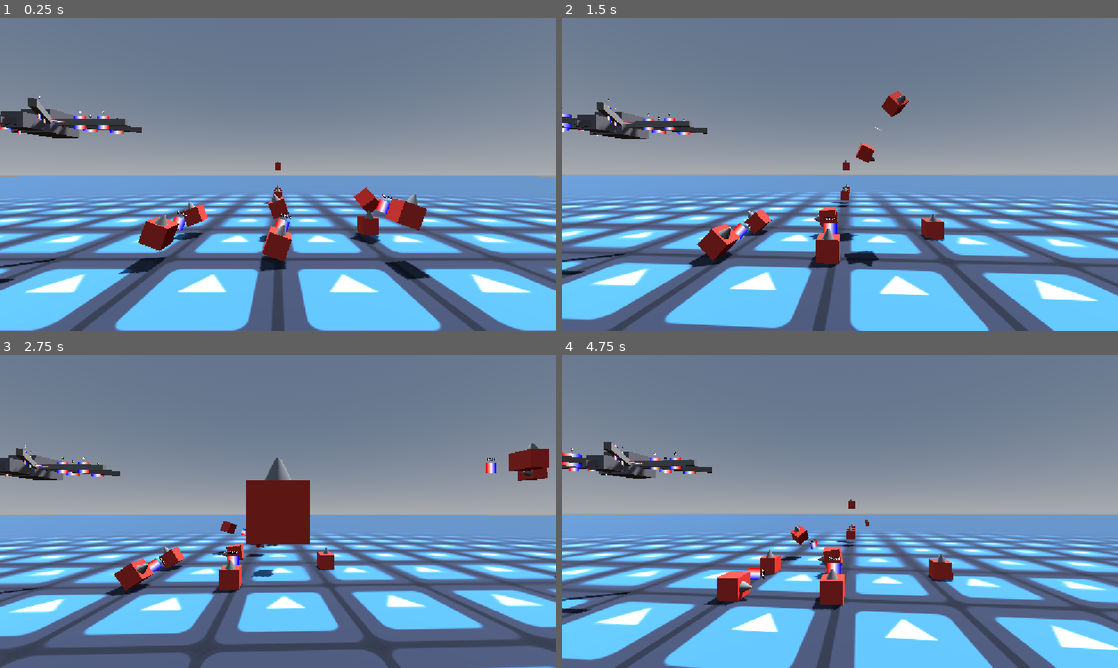
Above: before the commit, frames 1-4 (two rows, left to right).
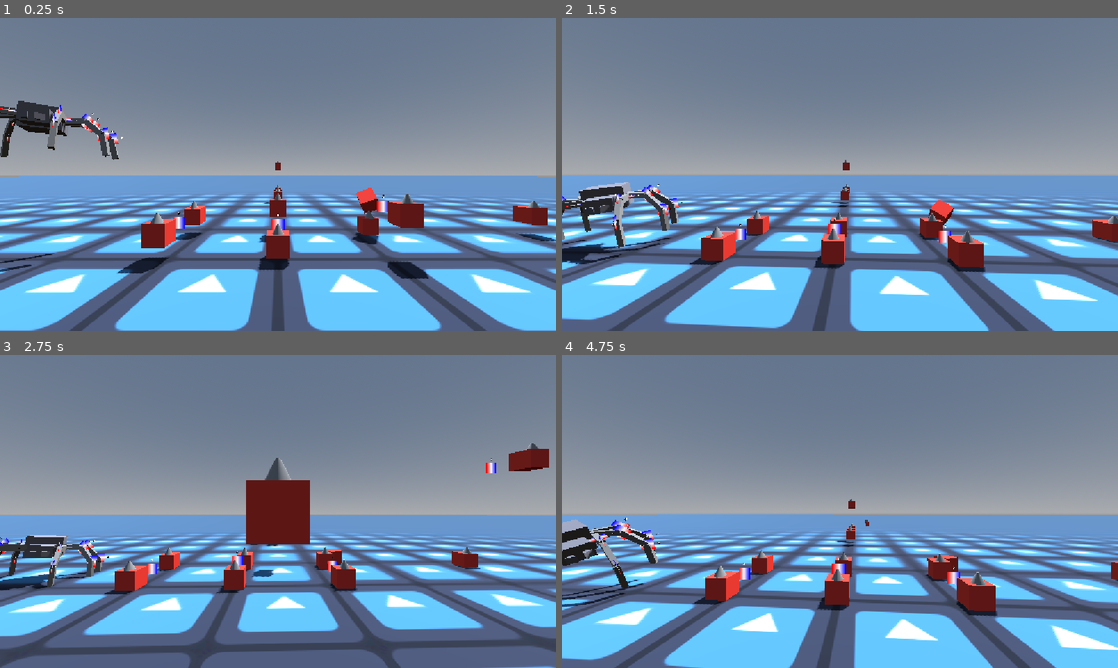
Above: after the commit, the same moments.

Repository: Deojee/new-betterer-hinges
Game: Godot game, scene res://scenes/world.tscn
Same seed, same stepped clock (60 frames per second), same inputs: the game is played once before the commit and once after it. The engine's default icon, where the game draws it, is replaced by a stand-in: a white triangle on a blue panel in a dark square.
Inputs (mouse positions are in pixels of both pictures, inside the frame that each line leads up to):
- Up to frame 1 (0.25 s): no input
- Up to frame 2 (1.5 s): move the mouse to (867, 174) at 0.52 s; hold Up (ui_up) from 0.53 s (still down); tap A (a) at 0.6 s; tap D (d) at 0.8, 1.35 s; move the mouse to (812, 174) at 1.27 s
- Up to frame 3 (2.75 s): keep holding Up (ui_up); tap E (e) at 1.55 s; move the mouse to (289, 505) at 2.02 s; hold E (e) from 2.03 s (still down); tap S (s) at 2.3 s
- Up to frame 4 (4.75 s): keep holding Up (ui_up); move the mouse to (834, 517) at 2.77 s; release E (e) at 2.78 s; tap S (s) at 2.85 s; tap T (t) at 3.05 s; move the mouse to (878, 514) at 3.52 s; hold T (t) 3.53-4.28 s; tap W (w) at 3.8, 4.35 s; move the mouse to (795, 508) at 4.27 s; tap A (a) at 4.55 s

The runs differ from the first frame. In frame 1, 4.1% of the frame differs, in the area x 0-100%, y 24-85%; in frame 2, 7.1%, in the area x 0-100%, y 23-83%; in frame 3, 5.0%; in frame 4, 6.4%.

Commit message:
motor seems to work quite well

Diff:
--- a/scenes/world.tscn
+++ b/scenes/world.tscn
@@ -156,7 +156,6 @@
 transform = Transform3D(1, 0, 0, 0, 1.0000001, 0, 0, 0, 1.0000001, 16.177208, 2.0496721, -3.8197353)
 
 [node name="walkerGuy" type="Node3D" parent="." unique_id=26806753]
-process_mode = 4
 transform = Transform3D(1, 0, 0, 0, 1, 0, 0, 0, 1, -12.1934595, 7.0516143, -1.0256414)
 
 [node name="body" type="RigidBody3D" parent="walkerGuy" unique_id=621303919]
--- a/scripts/newHinge.gd
+++ b/scripts/newHinge.gd
@@ -82,6 +82,8 @@
 	#Mathy.draw_line_between(get_tree(),objectAPoint.origin,nodeA.global_position,0.3,Color.RED)
 	#Mathy.draw_line_between(get_tree(),objectBPoint.origin,nodeB.global_position,0.3,Color.BLUE)
 
+	return
+
 	if Input.is_action_just_pressed("ui_right"):
 		targetAngleDegrees += 15
 	if Input.is_action_just_pressed("ui_left"):
@@ -89,7 +91,7 @@
 	if Input.is_action_just_pressed("ui_up"):
 		targetAngleDegrees *= -1
 	if Input.is_action_just_pressed("ui_down"):
-		targetAngleDegrees += -180
+		targetAngleDegrees += 180
 
 	for i in 30:
 		update()
@@ -115,25 +117,30 @@
 	lastFrameTransform = global_transform
 
 
+
+#if true; motorSpeedDegrees will be set so that it rotates towards targetAngleDegrees
+@export var aimForTarget : bool = true
+
+#whether or not the hinge will try to approach rotation speeds of motorSpeedDegrees
+@export var enableMotor : bool = true
+
 ##degrees per second
-var motorSpeedDegrees : float:
+@export var motorSpeedDegrees : float:
 	get:
 		return rad_to_deg(motorSpeed)
 	set(value):
 		motorSpeed = deg_to_rad(value)
 var motorSpeed = PI
 
-var aimForTarget : bool = true
-
 @export var targetAngleDegrees : float:
 	get:
 		return rad_to_deg(targetAngle)
 	set(value):
-		targetAngle = deg_to_rad(value)
-var targetAngle = PI/2.0
-
-
-var maxMotorSpeedDegrees : float:
+		targetAngle = fmod(deg_to_rad(value),PI * 2)
+var targetAngle = -PI/4.0
+
+
+@export var maxMotorSpeedDegrees : float:
 	get:
 		return rad_to_deg(maxMotorSpeed)
 	set(value):
@@ -148,8 +155,8 @@
 	var currentAngle = getAngle()
 	var PI2 = PI * 2
 
-	var difference = angle_difference(targetAngle,currentAngle)
-	motorSpeed = abs(difference) * difference #* TPS
+	var difference = angle_difference(currentAngle,targetAngle)
+	motorSpeed = abs(difference) * difference * TPS
 
 	motorSpeed = clamp(motorSpeed,-maxMotorSpeed,maxMotorSpeed)
 	#print(motorSpeed)
